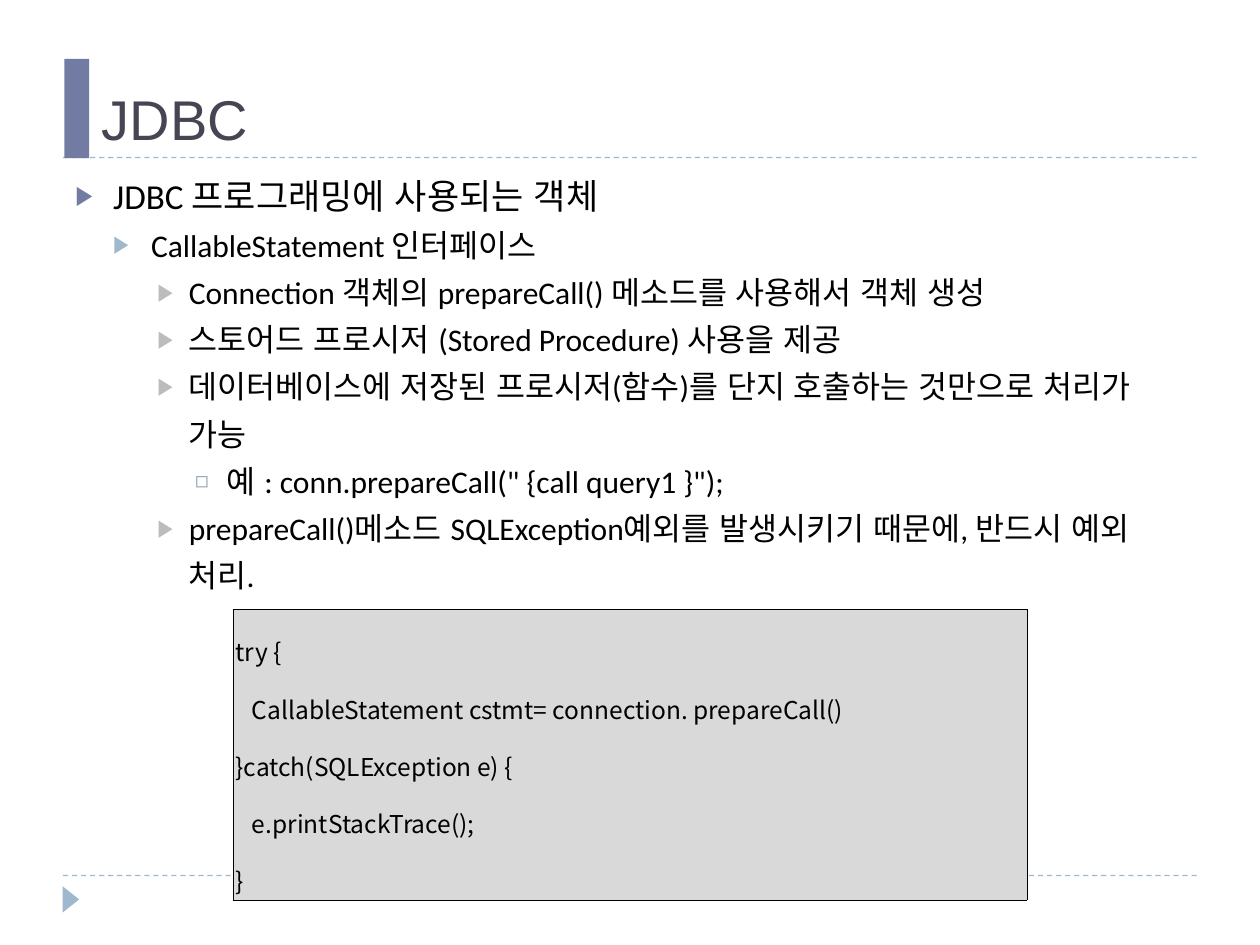
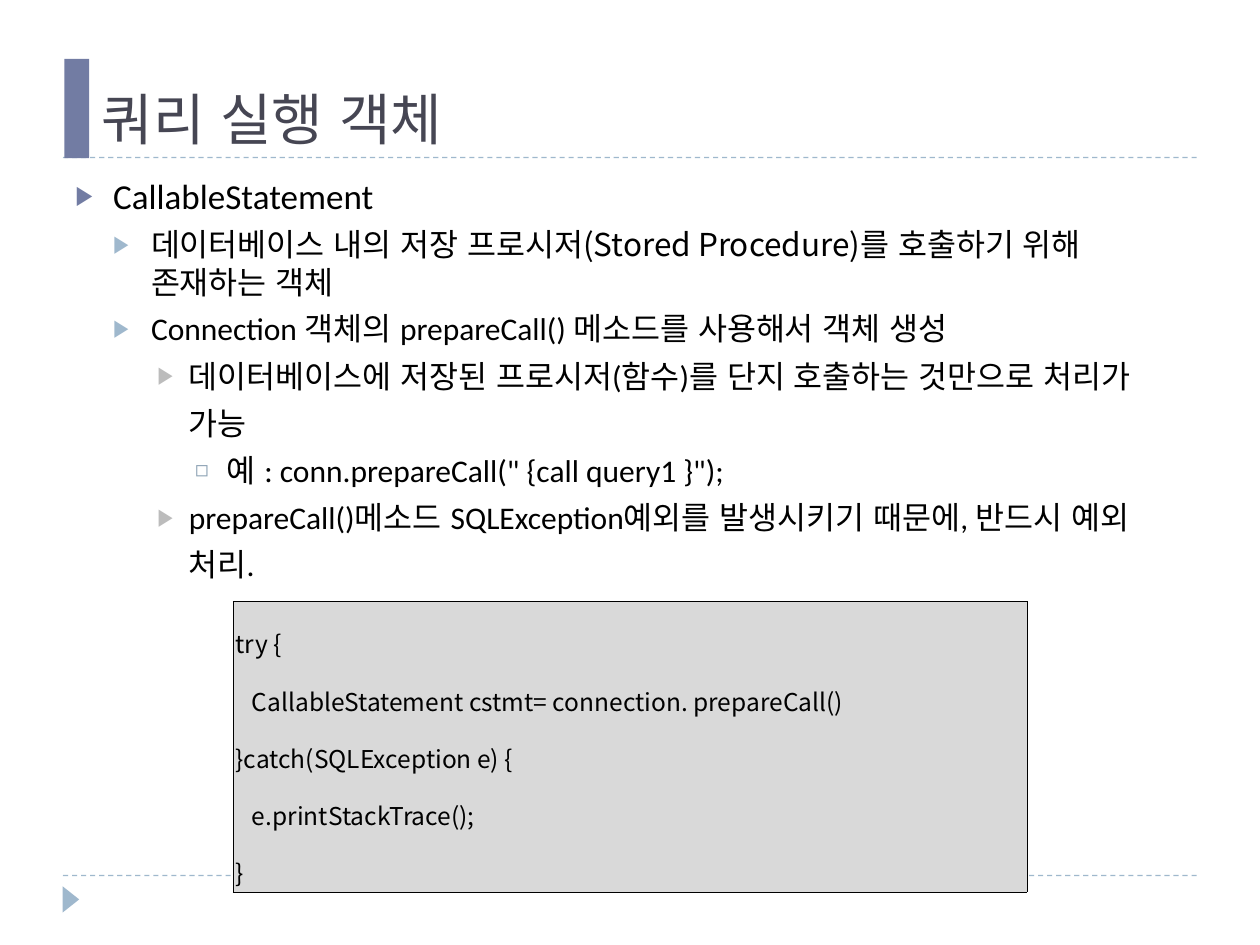
Before and after one commit to mail2HChoi/PatternSW, a slide deck: slide 23 of 강의교재/패턴기반SW개발_Ch09_JDBC.pptx (slide 12 before the commit). Drawn at 1260x945 pixels with LibreOffice and Linux fonts; fonts in the diff are those of the drawing. Boxes give left, top, right and bottom in pixels: in the first picture for what was removed or moved away, otherwise in the second. Text is boxed around its words. In the diff, an @@ line names an element or a change of style, - is before the commit and + after.

```diff
--- a/강의교재/패턴기반SW개발_Ch09_JDBC.pptx
+++ b/강의교재/패턴기반SW개발_Ch09_JDBC.pptx
@@ title at [102, 93, 442, 145]: text changed @@
-JDBC
+쿼리 실행 객체
@@ text at [113, 184, 1081, 297]: text changed; font Calibri to Noto Sans CJK KR @@
-▶ JDBC 프로그래밍에 사용되는 객체
-  ▶ CallableStatement 인터페이스
+▶ CallableStatement
+  ▶ 데이터베이스 내의 저장 프로시저(Stored Procedure)를 호출하기 위해 존재하는 객체
@@ text at [151, 314, 948, 345]: list level 3 to 2 in "Connection 객체의 prepareCall() 메소드를 사용해서 ..."; line spacing 1.25 to 1; bullet colour #BDBDBD to #9FB8CD @@
@@ text at [189, 325, 841, 355]: paragraph removed @@
-    ▶ 스토어드 프로시저 (Stored Procedure) 사용을 제공
@@ table: place and size @@
-table at [233, 610, 1027, 850]
+table at [233, 601, 1027, 842]
```
Also in this commit, not shown: 6 other slides changed, 4 slides added, 2 slides removed, 1 other file.
